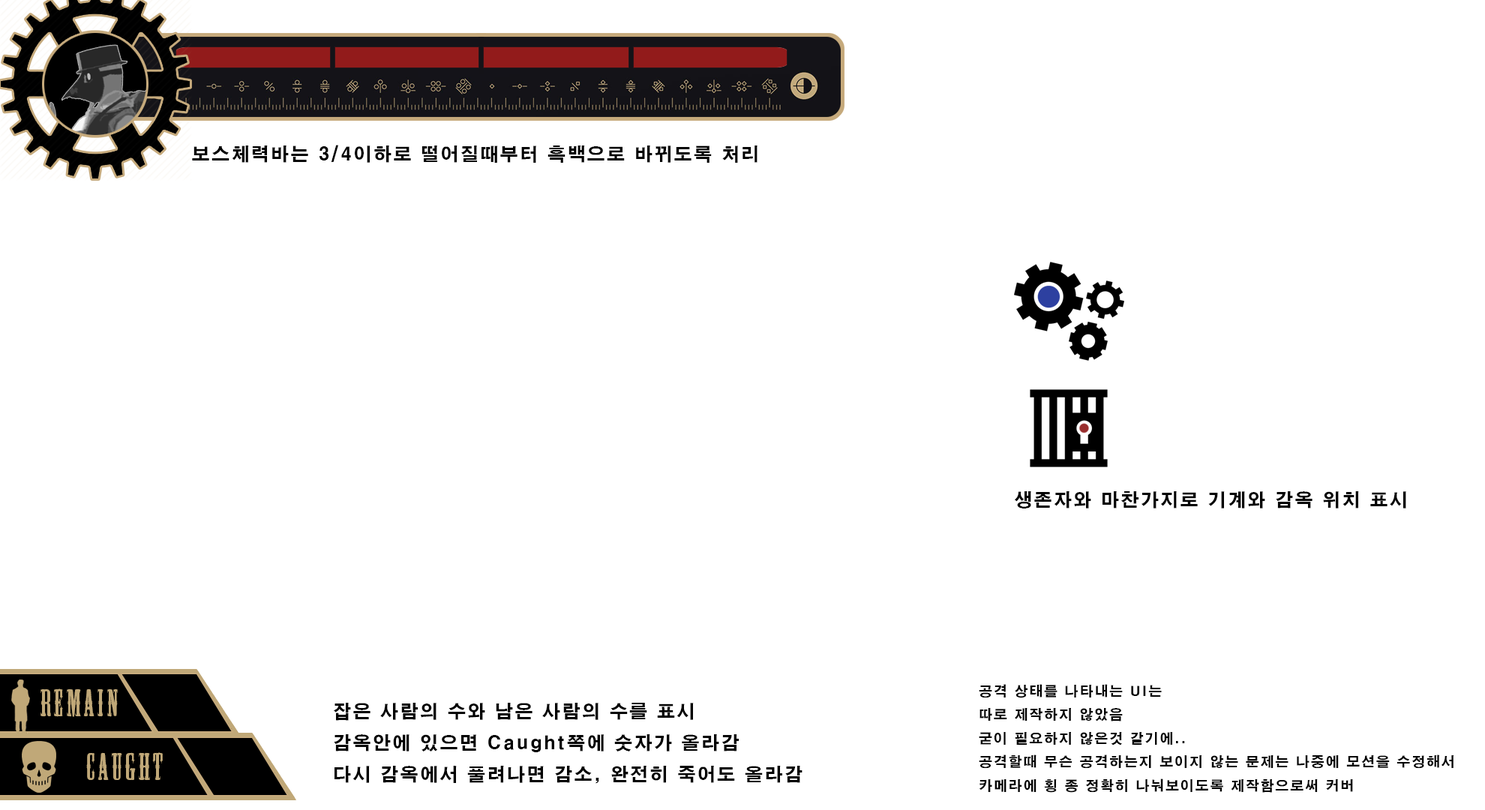
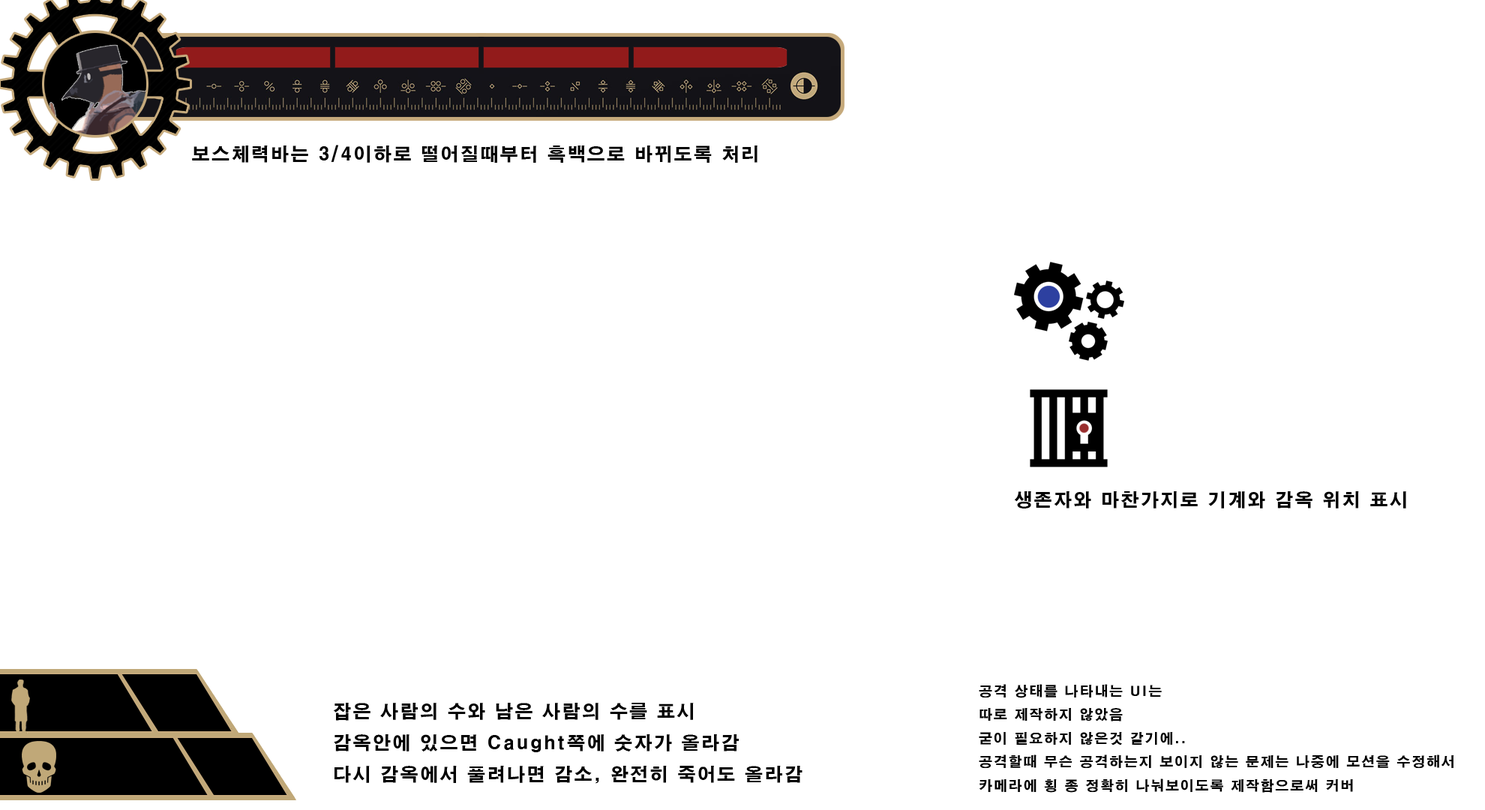
Layer changes from the first 1485×810 image to the second:
hid "레이어 27 사본" over (x1=5, y1=23, x2=196, y2=181)
painted on "레이어 44" over (x1=0, y1=0, x2=192, y2=181)
hid "REmain" over (x1=40, y1=688, x2=118, y2=718)
hid "caught" over (x1=86, y1=752, x2=163, y2=781)
hid "레이어 0", painted on it over (x1=0, y1=0, x2=1455, y2=793)
